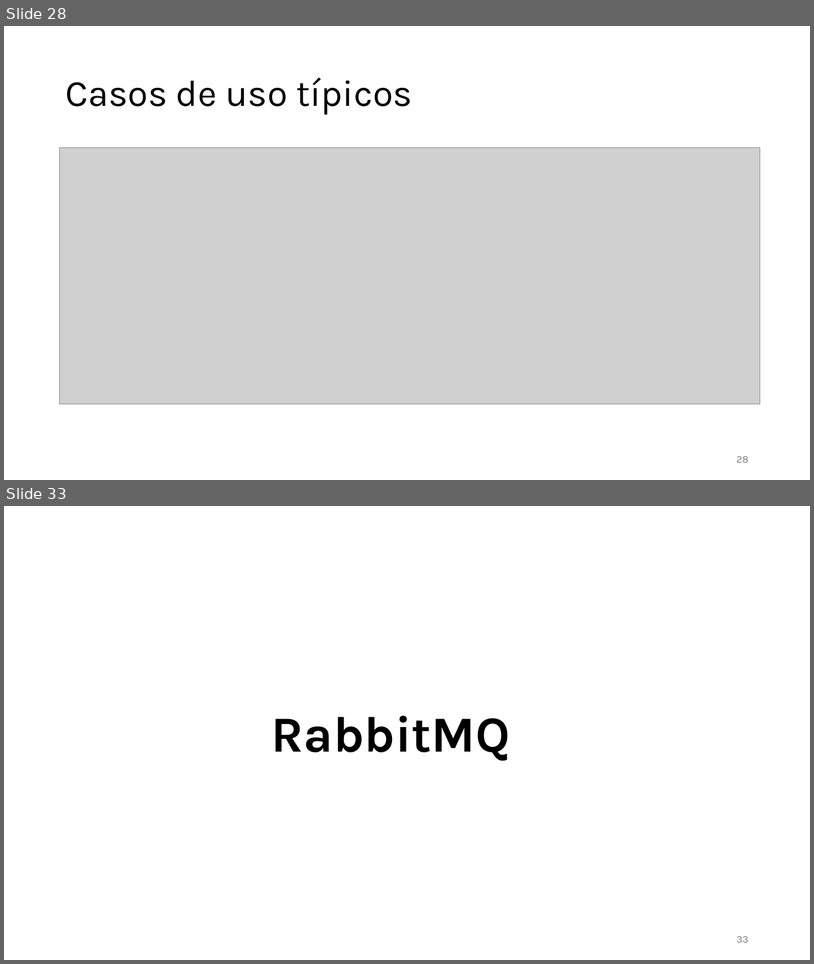
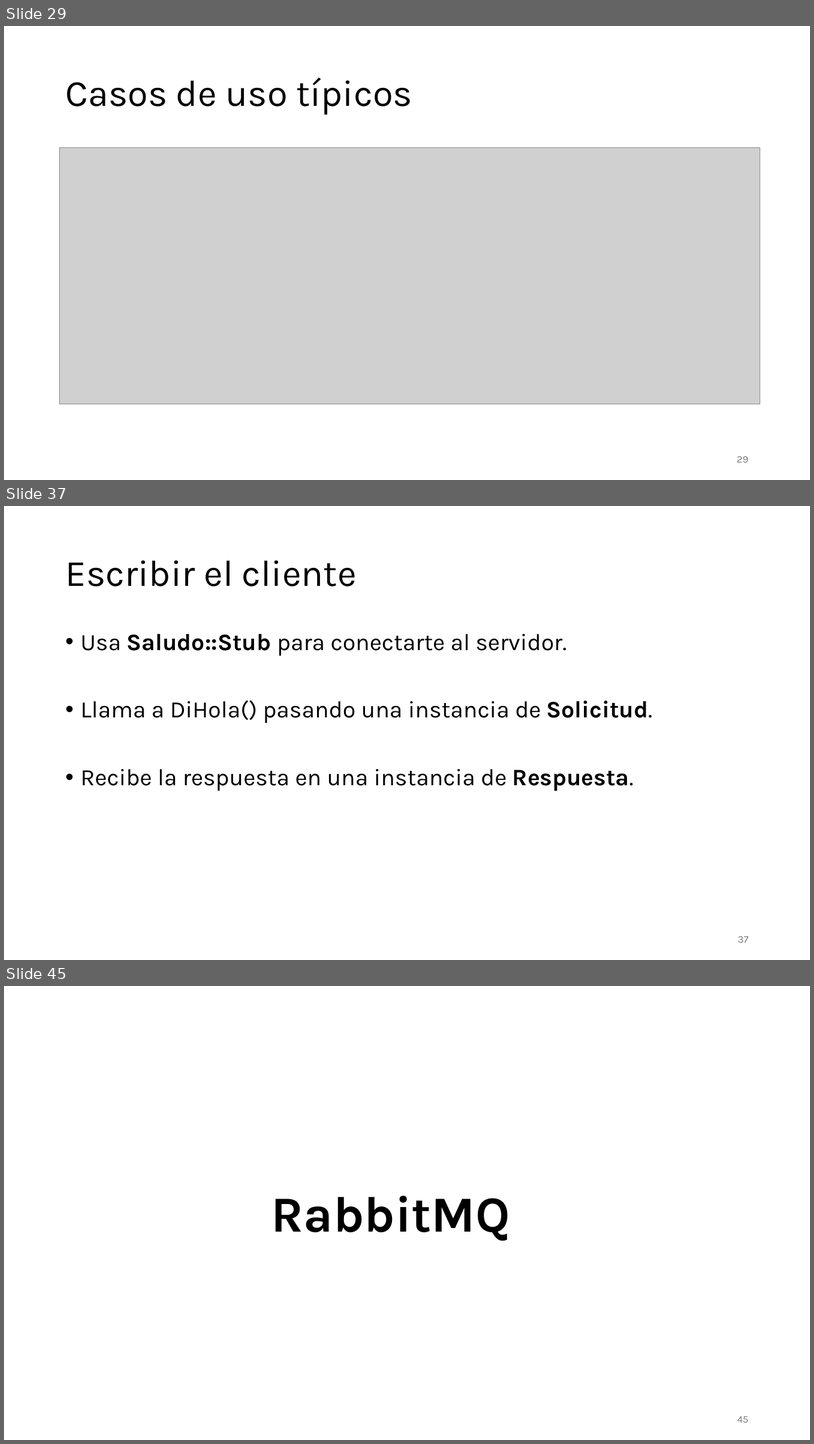
Before and after one commit to aldebarran22/CURSO_CPP_SERVICIOS_30H, a slide deck: doc/3_Comunicacion_microservicios_C++.pptx. Shown one above the other, each under a label of ours: slides 28 and 33 before the commit, slides 29, 37 and 45 after it; the slides between them are not shown. The pictures are 814x964 and 814x1444 pixels, drawn with LibreOffice and Linux fonts; fonts in the diff are those of the drawing; grey boxes stand for pictures. Boxes give left, top, right and bottom in pixels: in the first picture for what was removed or moved away, otherwise in the second. Text is boxed around its words. In the diff, an @@ line names an element or a change of style, - is before the commit and + after.

```diff
--- a/doc/3_Comunicacion_microservicios_C++.pptx
+++ b/doc/3_Comunicacion_microservicios_C++.pptx
@@ slide 37 added at [4,506,810,960], background #FFFFFF @@
@@ title added at [65,560,357,586], 44 pt, text #000000 @@
+Escribir el cliente
@@ text added at [81,634,653,791], 28 pt, text #000000 @@
+• Usa Saludo::Stub para conectarte al servidor.
+• Llama a DiHola() pasando una instancia de Solicitud.
+• Recibe la respuesta en una instancia de Respuesta.
@@ page number added at [738,936,749,942], 12 pt, text #797979 @@
+37
@@ what was slide 28 is now slide 29 @@
@@ what was slide 33 is now slide 45 @@
@@ page number at [738,1416,749,1422]: text changed @@
-33
+45
```
Also in this commit, not shown: 9 slides changed, 12 other slides added, 1 slide removed, 31 other files.
